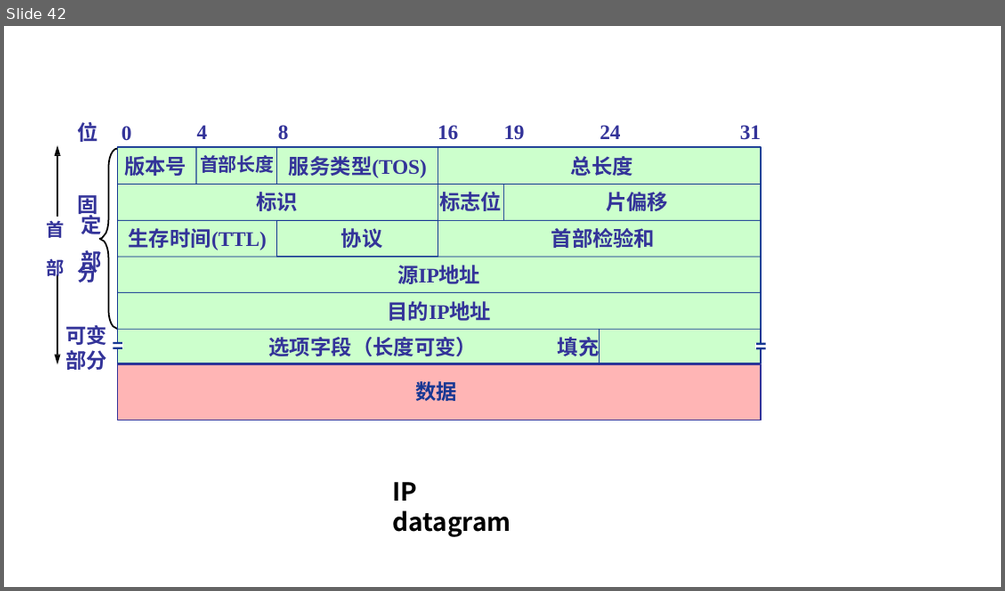
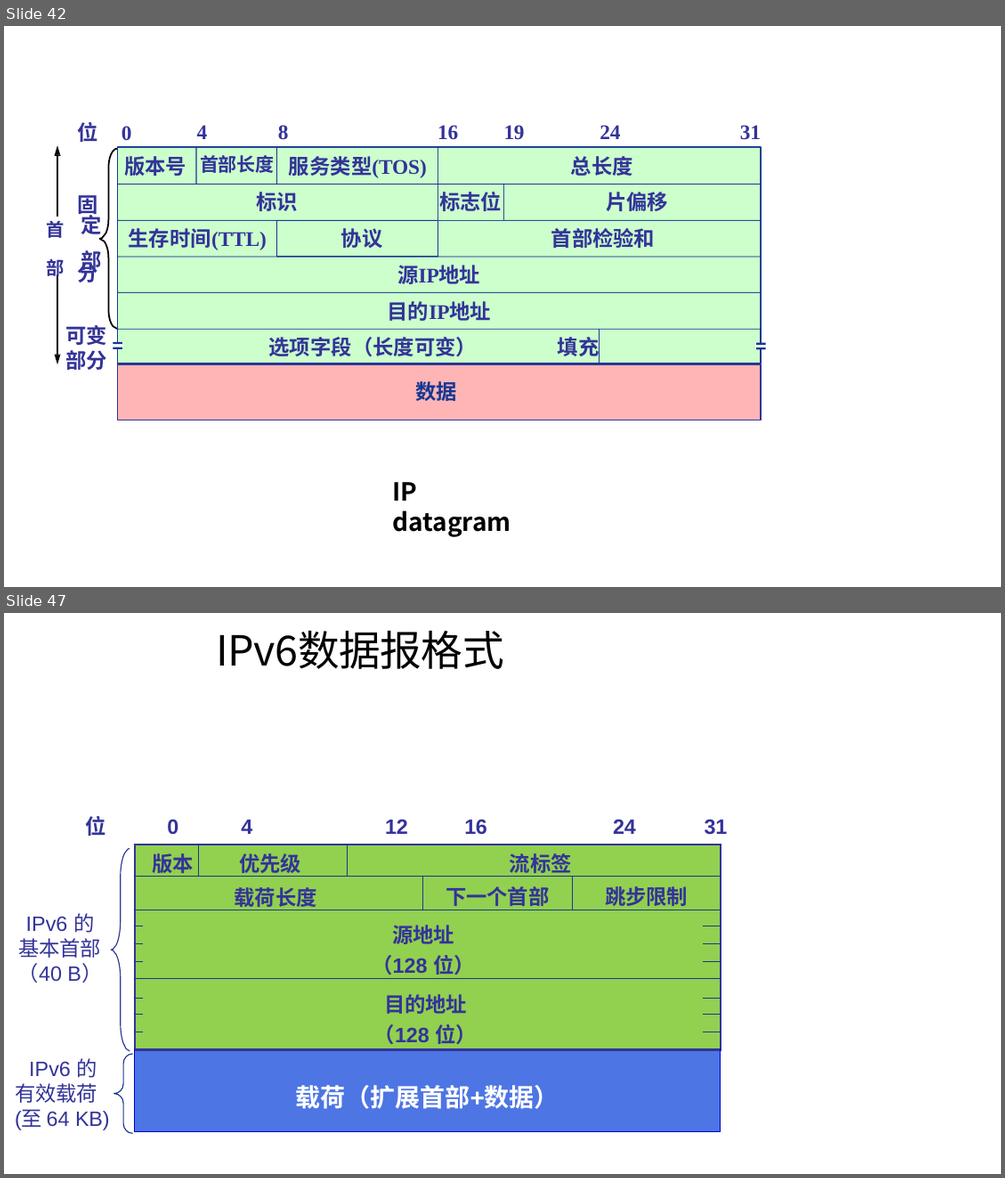
Before and after one commit to guofei9987/a, a slide deck: computer/network/计算机网络-素材.pptx. Shown one above the other, each under a label of ours: slide 42 before the commit, slides 42 and 47 after it; the slides between them are not shown. The pictures are 1005x591 and 1005x1178 pixels, drawn with LibreOffice and Linux fonts; fonts in the diff are those of the drawing. Boxes give left, top, right and bottom in pixels: in the first picture for what was removed or moved away, otherwise in the second. Text is boxed around its words. In the diff, an @@ line names an element or a change of style, - is before the commit and + after.

```diff
--- a/computer/network/计算机网络-素材.pptx
+++ b/computer/network/计算机网络-素材.pptx
@@ slide 47 added at (4, 613, 1001, 1174), background #FFFFFF @@
@@ title added at (216, 630, 504, 669), 40 pt, text #000000 @@
+IPv6数据报格式
@@ text added at (86, 816, 728, 835), 20 pt, text #333399, bold @@
+位 0 4 12 16 24 31
@@ freeform shape added at (111, 849, 129, 1051), outline #333399 1 pt @@
@@ table added at (135, 844, 721, 1132), 11 rows, 7 columns @@
+版本 |  | 优先级 | 流标签 |  |  | 
+载荷长度 |  |  |  | 下一个首部 | 跳步限制 | 
+ | 源地址 / （128 位） |  |  |  |  | 
+ |  |  |  |  |  | 
+ |  |  |  |  |  | 
+ |  |  |  |  |  | 
+ | 目的地址 / （128 位） |  |  |  |  | 
+ |  |  |  |  |  | 
+ |  |  |  |  |  | 
+ |  |  |  |  |  | 
+载荷（扩展首部+数据） |  |  |  |  |  | 
@@ text added at (18, 913, 102, 982), 20 pt, text #333399 @@
+IPv6 的
+基本首部
+（40 B）
@@ text added at (15, 1058, 109, 1130), 20 pt, text #333399 @@
+IPv6 的有效载荷 (至 64 KB)
@@ freeform shape added at (114, 1054, 133, 1133), outline #163793 1 pt @@
```
Also in this commit, not shown: 12 other slides added, 2 other files.
